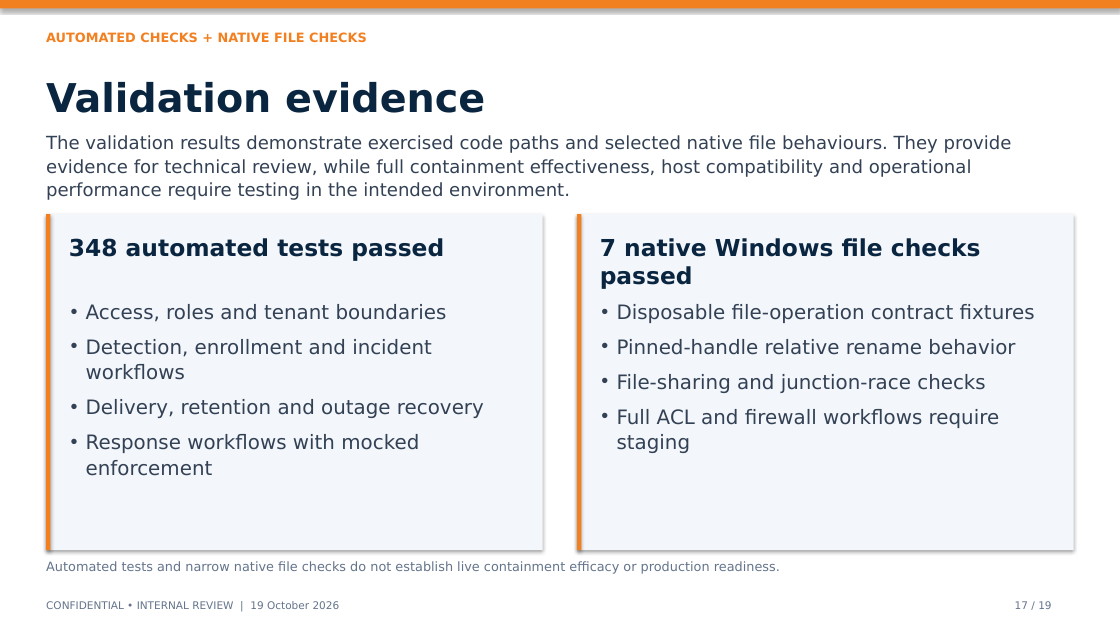
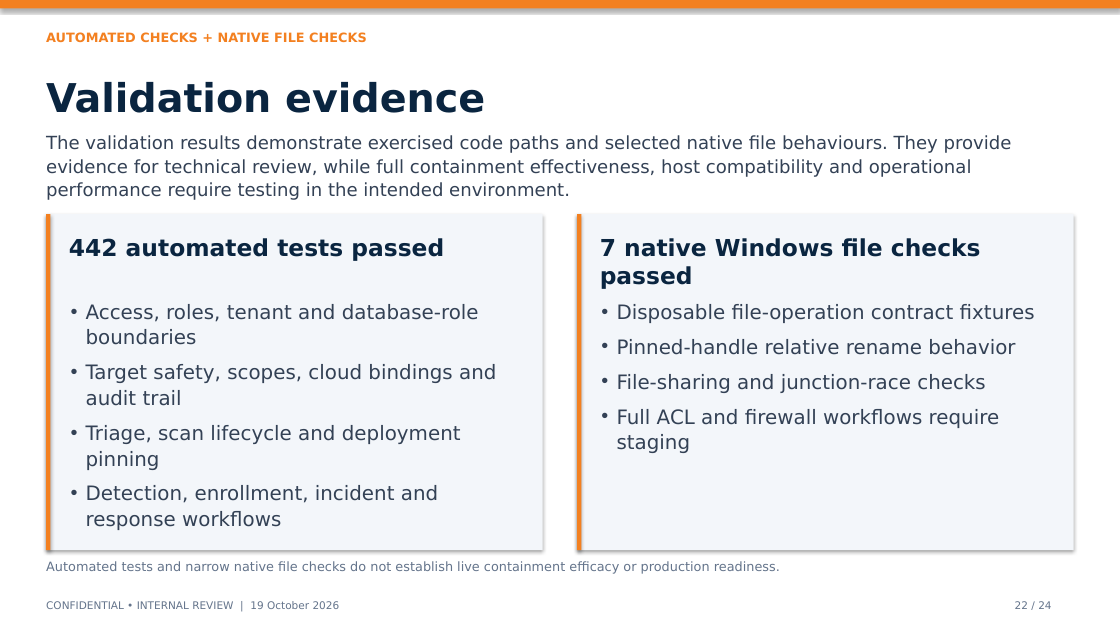
Before and after one commit to harshitrathi14/vulnsuite, a slide deck: slide 22 of VulnSuite_Executive_Deck_FINAL.pptx (slide 17 before the commit). Drawn at 1120x630 pixels with LibreOffice and Linux fonts; fonts in the diff are those of the drawing. Boxes give left, top, right and bottom in pixels: in the first picture for what was removed or moved away, otherwise in the second. Text is boxed around its words. In the diff, an @@ line names an element or a change of style, - is before the commit and + after.

```diff
--- a/VulnSuite_Executive_Deck_FINAL.pptx
+++ b/VulnSuite_Executive_Deck_FINAL.pptx
@@ text at [69, 238, 444, 261]: text changed @@
-348 automated tests passed
+442 automated tests passed
@@ text at [86, 304, 496, 530]: text changed @@
-• Access, roles and tenant boundaries
-• Detection, enrollment and incident workflows
-• Delivery, retention and outage recovery
-• Response workflows with mocked enforcement
+• Access, roles, tenant and database-role boundaries
+• Target safety, scopes, cloud bindings and audit trail
+• Triage, scan lifecycle and deployment pinning
+• Detection, enrollment, incident and response workflows
@@ text at [1015, 601, 1051, 609]: text changed @@
-17 / 19
+22 / 24
```
Also in this commit, not shown: 18 other slides changed, 5 slides added, 6 other files.
